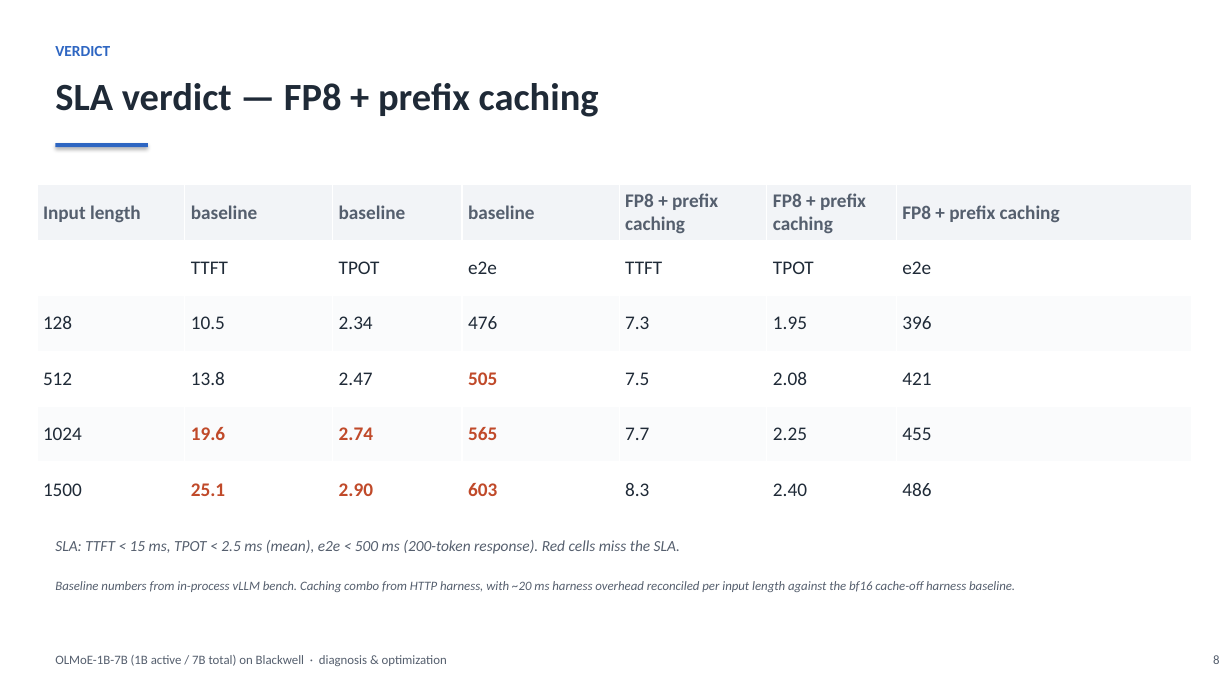
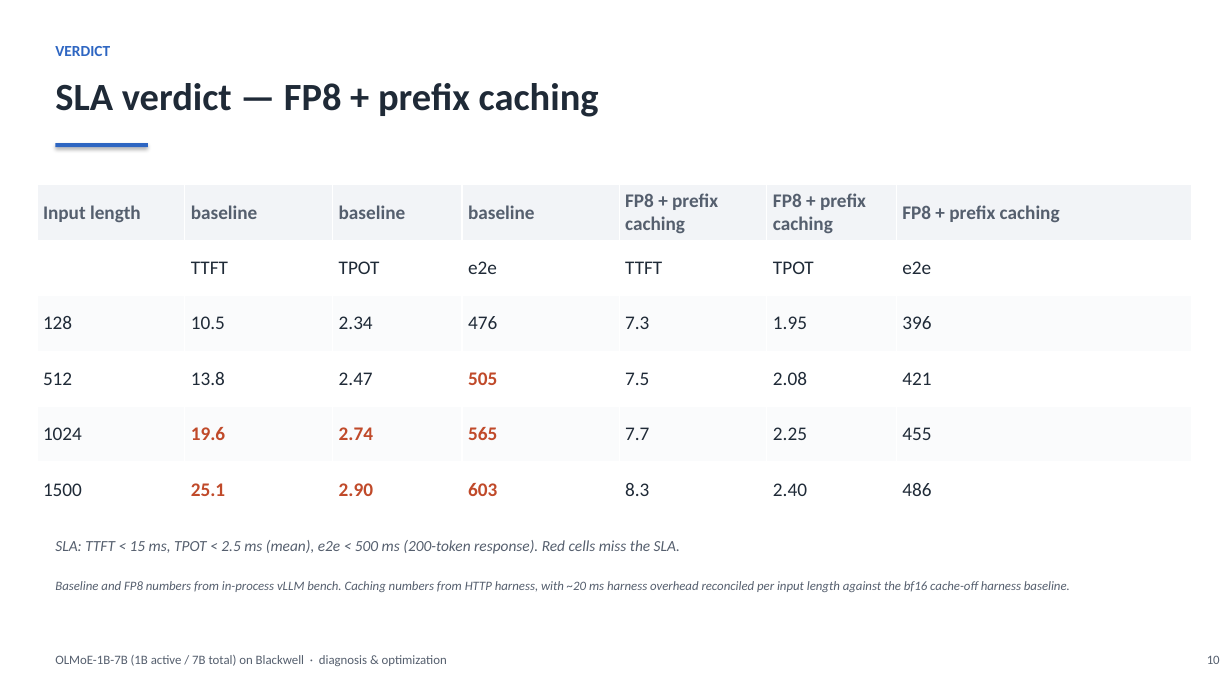
Before and after one commit to harishvs/moe-inference-optimize, a slide deck: slide 10 of talk/deck.pptx (slide 8 before the commit). Drawn at 1232x693 pixels with LibreOffice and Linux fonts; fonts in the diff are those of the drawing. Boxes give left, top, right and bottom in pixels: in the first picture for what was removed or moved away, otherwise in the second. Text is boxed around its words. In the diff, an @@ line names an element or a change of style, - is before the commit and + after.

```diff
--- a/talk/deck.pptx
+++ b/talk/deck.pptx
@@ text at (x1=55, y1=581, x2=1070, y2=592): text changed @@
-Baseline numbers from in-process vLLM bench. Caching combo from HTTP harness, with ~20 ms harness overhead reconciled per input length against the bf16 cache-off harness baseline.
+Baseline and FP8 numbers from in-process vLLM bench. Caching numbers from HTTP harness, with ~20 ms harness overhead reconciled per input length against the bf16 cache-off harness baseline.
@@ text at (x1=1207, y1=655, x2=1220, y2=664): text changed @@
-8
+10
```
Also in this commit, not shown: 15 other slides changed, 3 slides added, 6 other files.
